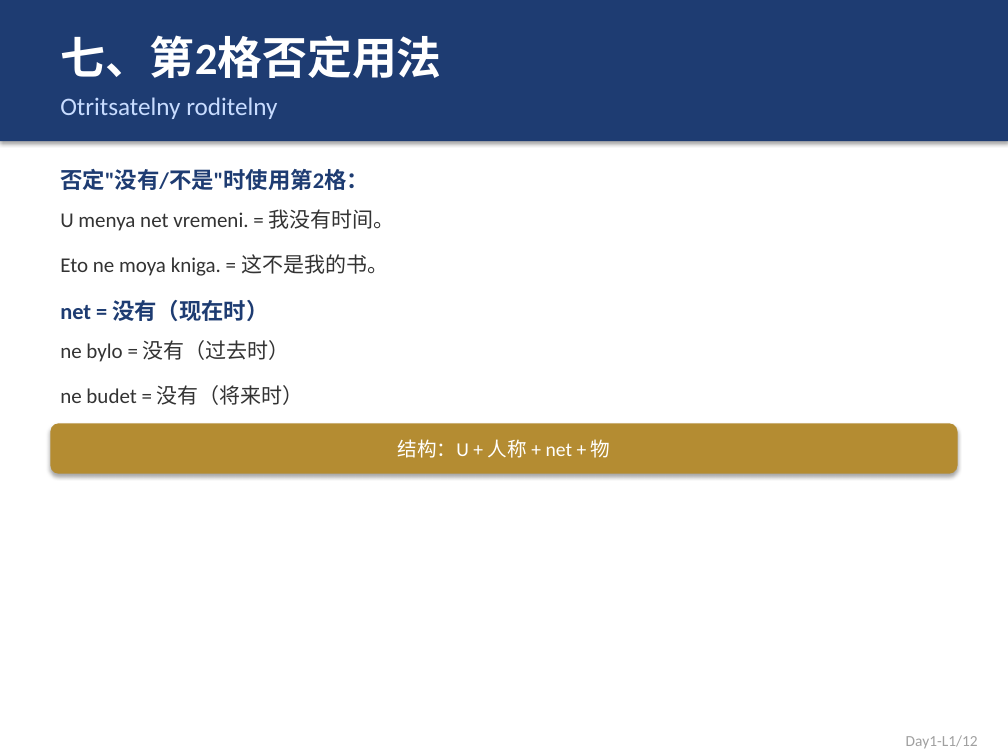
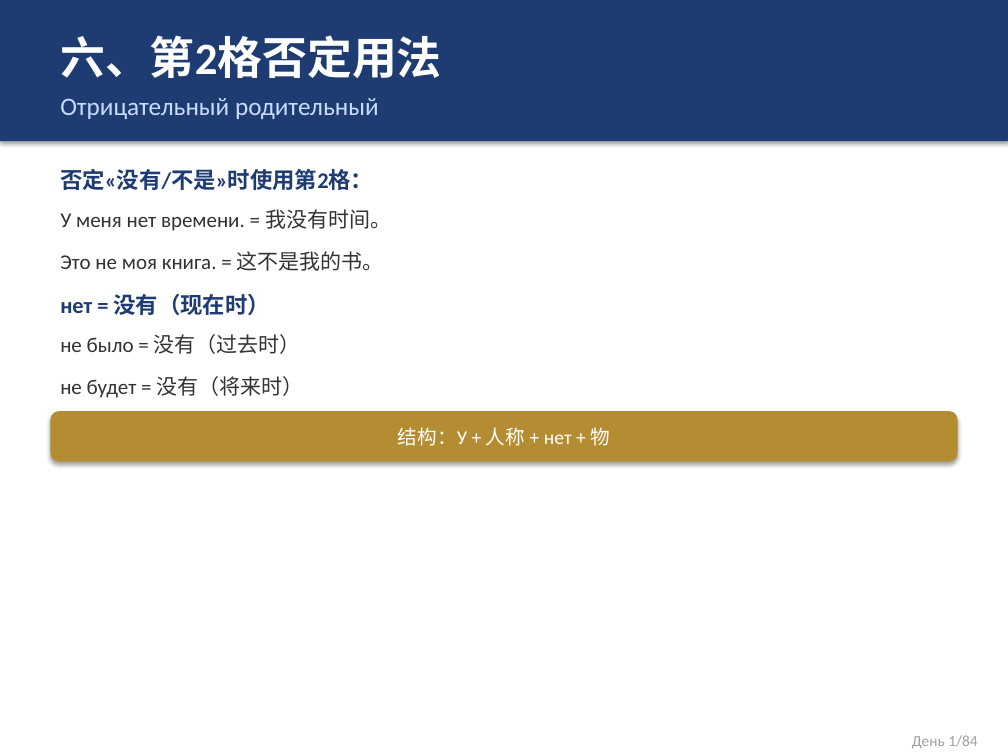
Before and after one commit to leon-lee-sys/openclaw-backup, a slide deck: slide 7 of courses/俄语课件/俄语_Day1_L1.pptx (slide 8 before the commit). Drawn at 1008x756 pixels with LibreOffice and Linux fonts; fonts in the diff are those of the drawing. Boxes give left, top, right and bottom in pixels: in the first picture for what was removed or moved away, otherwise in the second. Text is boxed around its words. In the diff, an @@ line names an element or a change of style, - is before the commit and + after.

Commit message:
修正俄语课件Day1-7：使用正确俄语字母кириллица

```diff
--- a/courses/俄语课件/俄语_Day1_L1.pptx
+++ b/courses/俄语课件/俄语_Day1_L1.pptx
@@ text at <box>60,35,441,78</box>: text changed @@
-七、第2格否定用法
+六、第2格否定用法
@@ text at <box>60,98,379,119</box>: text changed @@
-Otritsatelny roditelny
+Отрицательный родительный
@@ text at <box>60,169,373,190</box>: text changed @@
-否定"没有/不是"时使用第2格：
+否定«没有/不是»时使用第2格：
@@ text at <box>60,209,391,231</box>: text changed @@
-U menya net vremeni. = 我没有时间。
+У меня нет времени. = 我没有时间。
@@ text at <box>60,251,384,271</box>: text changed @@
-Eto ne moya kniga. = 这不是我的书。
+Это не моя книга. = 这不是我的书。
@@ text at <box>60,294,270,315</box>: text changed @@
-net = 没有（现在时）
+нет = 没有（现在时）
@@ text at <box>60,334,301,354</box>: text changed @@
-ne bylo = 没有（过去时）
+не было = 没有（过去时）
@@ text at <box>60,376,303,398</box>: text changed @@
-ne budet = 没有（将来时）
+не будет = 没有（将来时）
@@ rounded rectangle "结构：У + 人称 + нет ...": place and size @@
-rounded rectangle "结构：У + 人称 + нет ..." at <box>50,423,958,474</box>
+rounded rectangle "结构：У + 人称 + нет ..." at <box>50,411,958,462</box>
@@ text in rounded rectangle at <box>398,427,610,446</box>: text changed @@
-结构：U + 人称 + net + 物
+结构：У + 人称 + нет + 物
@@ text at <box>912,735,977,748</box>: text changed @@
-Day1-L1/12
+День 1/84
```
Also in this commit, not shown: 9 other slides changed, 2 slides removed, 10 other files.
